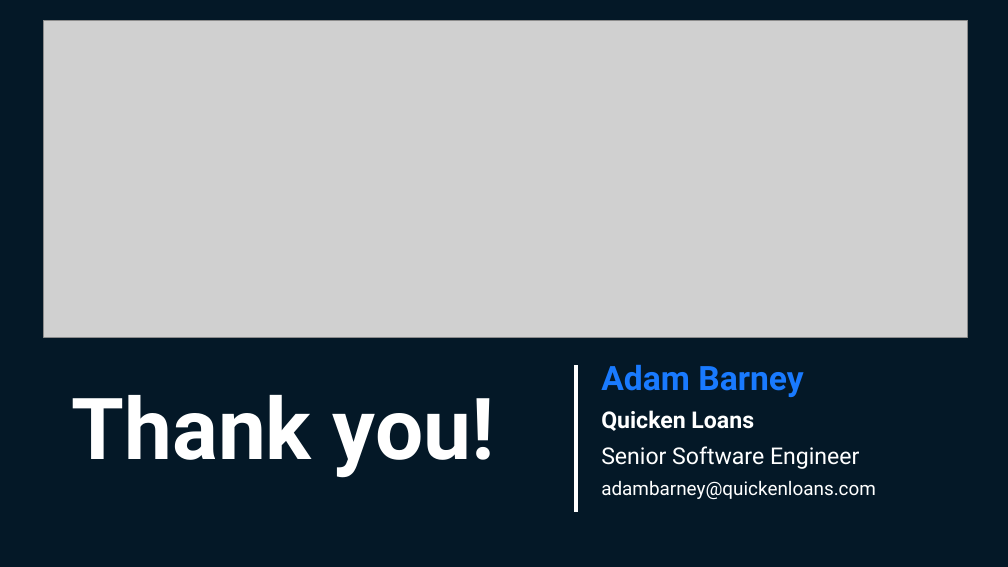
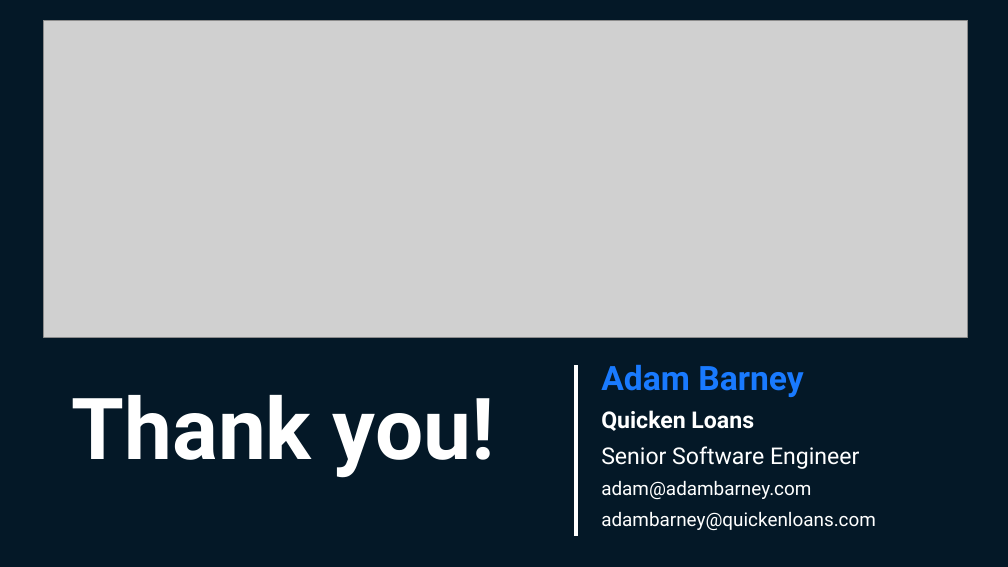
Before and after one commit to cabarney/keeping-up-with-c-sharp, a slide deck: slide 17 of Keeping Up With C#.pptx. Drawn at 1008x567 pixels with LibreOffice and Linux fonts; fonts in the diff are those of the drawing; grey boxes stand for pictures; background and template pictures are left out. Boxes give left, top, right and bottom in pixels: in the first picture for what was removed or moved away, otherwise in the second. Text is boxed around its words. In the diff, an @@ line names an element or a change of style, - is before the commit and + after.

```diff
--- a/Keeping Up With C#.pptx
+++ b/Keeping Up With C#.pptx
@@ line moved from (576, 365) - (576, 512) to (576, 365) - (576, 536) @@
@@ text at [601, 480, 811, 499]: paragraph added @@
+adam@adambarney.com
```
Also in this commit, not shown: 1 other slide changed, 4 other files.
